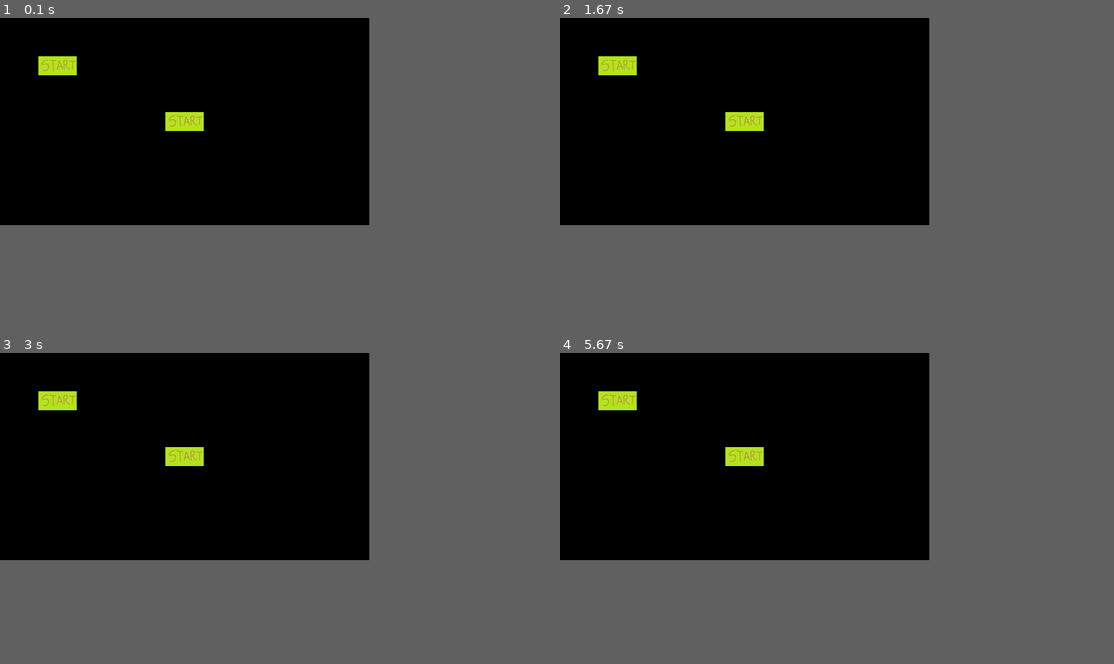
Above: before the commit, frames 1-4 (two rows, left to right).
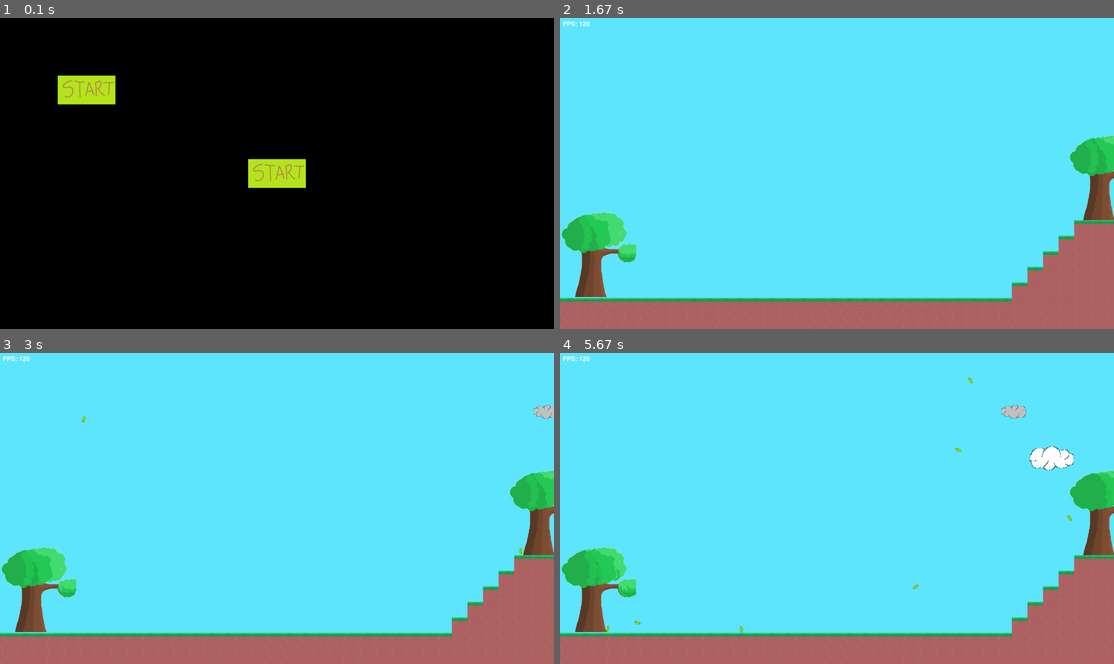
Above: after the commit, the same moments.

Repository: Miyuru-Shalitha/pygame-environment
Game: pygame game, started from main.py
Two runs of this game, one before a commit and one after it. Both use one fixed random seed, a clock stepped at 60 frames per second and the inputs below.
Inputs (mouse positions are in pixels of both pictures, inside the frame that each line leads up to):
- Up to frame 1 (0.1 s): no input
- Up to frame 2 (1.67 s): press the mouse at (837, 173) at 0.37 s; move the mouse to (825, 129) at 0.47 s; release the mouse at (814, 89) at 0.6 s; press the mouse at (837, 173) at 0.7 s; move the mouse to (914, 185) at 0.8 s; release the mouse at (997, 198) at 0.93 s
- Up to frame 3 (3 s): no input
- Up to frame 4 (5.67 s): no input
In our replay, the window is 600x337 before the commit and 900x506 after it. These sizes can differ from the game's own. Grey fills any space a smaller window leaves; there, only what the larger window draws over its background counts as a difference.

The runs differ from the first frame. In frame 1, 2.9% of the frame differs, in the area x 6-56%, y 12-55%; in frame 2, 61%; in frame 3, 61%; in frame 4, 62%, in the area x 0-100%, y 0-100%.

Commit message:
Add clouds

Diff:
--- /dev/null
+++ b/cloud.py
@@ -0,0 +1,31 @@
+import random
+import pygame
+from config import *
+
+
+class Cloud(pygame.sprite.Sprite):
+    def __init__(self):
+        super().__init__()
+        self.random_cloud = random.choice(["cloud-white.png", "cloud-grey.png"])
+        self.random_value = random.uniform(0.5, 2.0)
+        self.width = 100 * UNIT_X
+        self.height = 100 * UNIT_Y
+
+        self.image = pygame.image.load(f"images/game-assets/clouds/{self.random_cloud}").convert()
+        self.image = pygame.transform.scale(self.image, (self.width * self.random_value, self.height * self.random_value))
+        self.image = pygame.transform.flip(self.image, random.choice([True, False]), random.choice([True, False]))
+        self.image.set_colorkey(BLACK)
+        self.rect = self.image.get_rect()
+        self.rect.x = SCREEN_SIZE[0]
+        self.x_change = self.random_value
+        self.rect.y = self.x_change * 150 * UNIT_X
+
+    def update(self):
+        if self.rect.x <= 0:
+            # This is the temporary solution for the bug that the cloud stuck in the left side.
+            self.rect.x -= self.x_change * 5 * UNIT_X
+        else:
+            self.rect.x -= self.x_change * UNIT_X
+
+        if self.rect.x < -self.rect.width:
+            self.kill()
--- a/config.py
+++ b/config.py
@@ -1,6 +1,6 @@
 FPS = 120
-# SCREEN_SIZE = (1920, 1080)
-SCREEN_SIZE = (1280, 720)
+SCREEN_SIZE = (1920, 1080)
+# SCREEN_SIZE = (1280, 720)
 # SCREEN_SIZE = (640, 360)
 TILE_SIZE = (SCREEN_SIZE[1] // 20, SCREEN_SIZE[1] // 20)
 
--- a/game.py
+++ b/game.py
@@ -11,6 +11,7 @@
 from dirt import Dirt
 from leaf import Leaf
 from tree import Tree
+from cloud import Cloud
 
 
 class Game:
@@ -77,6 +78,7 @@
         self.game_running = True
 
         spawn_leaf_event = pygame.USEREVENT + 1
+        spawn_cloud_event = pygame.USEREVENT + 2
 
         outer_blocks = pygame.sprite.Group()
         inner_blocks = pygame.sprite.Group()
@@ -109,6 +111,7 @@
         all_sprites.add(background_sprites, inner_blocks, outer_blocks)
 
         pygame.time.set_timer(spawn_leaf_event, 300)
+        pygame.time.set_timer(spawn_cloud_event, 2000)
 
         wind_speed = 0
         reversed_wind = False
@@ -167,10 +170,6 @@
                     if event.type == K_t:
                         key_downs["t"] = False
 
-                if event.type == spawn_leaf_event:
-                    leaf = Leaf(outer_blocks)
-                    leaves.append(leaf)
-
                 if event.type == MOUSEBUTTONDOWN:
                     if event.button == 1:
                         mouse_clicks["left"] = True
@@ -182,6 +181,14 @@
                         mouse_clicks["left"] = False
                     if event.button == 3:
                         mouse_clicks["right"] = False
+
+                if event.type == spawn_leaf_event:
+                    leaf = Leaf(outer_blocks)
+                    leaves.append(leaf)
+
+                if event.type == spawn_cloud_event:
+                    cloud = Cloud()
+                    all_sprites.add(cloud)
 
             self.screen.fill(SKY_COLOR)
 
@@ -304,6 +311,6 @@
                 sprite = Tree(x=(mouse_x - (width / 2)), y=(mouse_y - (height / 2)), width=width, height=height)
                 background_sprites.add(sprite)
                 all_sprites.add(sprite)
-                print(background_sprites)
+                # print(background_sprites)
 
         self.start(level_editor_func=level_editor)
--- a/tree.py
+++ b/tree.py
@@ -72,11 +72,11 @@
 
         if self.is_x_change1_reversed:
             self.x_change1 -= random.uniform(0.0, 0.1)
-            if self.x_change1 < -1.5:
+            if self.x_change1 < -1:
                 self.is_x_change1_reversed = False
         else:
             self.x_change1 += random.uniform(0.0, 0.1)
-            if self.x_change1 > 1.5:
+            if self.x_change1 > 1:
                 self.is_x_change1_reversed = True
 
         # Image2
@@ -85,11 +85,11 @@
 
         if self.is_x_change2_reversed:
             self.x_change2 -= random.uniform(0.0, 0.1)
-            if self.x_change2 < -1.5:
+            if self.x_change2 < -1:
                 self.is_x_change2_reversed = False
         else:
             self.x_change2 += random.uniform(0.0, 0.1)
-            if self.x_change2 > 1.5:
+            if self.x_change2 > 1:
                 self.is_x_change2_reversed = True
 
             # Image3
@@ -98,11 +98,11 @@
 
             if self.is_x_change3_reversed:
                 self.x_change3 -= random.uniform(0.0, 0.1)
-                if self.x_change3 < -1.5:
+                if self.x_change3 < -1:
                     self.is_x_change3_reversed = False
             else:
                 self.x_change3 += random.uniform(0.0, 0.1)
-                if self.x_change3 > 1.5:
+                if self.x_change3 > 1:
                     self.is_x_change3_reversed = True
 
         # Image4
@@ -111,11 +111,11 @@
 
         if self.is_x_change4_reversed:
             self.x_change4 -= random.uniform(0.0, 0.1)
-            if self.x_change4 < -1.5:
+            if self.x_change4 < -1:
                 self.is_x_change4_reversed = False
         else:
             self.x_change4 += random.uniform(0.0, 0.1)
-            if self.x_change4 > 1.5:
+            if self.x_change4 > 1:
                 self.is_x_change4_reversed = True
 
         # Image5
@@ -124,11 +124,11 @@
 
         if self.is_x_change5_reversed:
             self.x_change5 -= random.uniform(0.0, 0.1)
-            if self.x_change5 < -1.5:
+            if self.x_change5 < -1:
                 self.is_x_change5_reversed = False
         else:
             self.x_change5 += random.uniform(0.0, 0.1)
-            if self.x_change5 > 1.5:
+            if self.x_change5 > 1:
                 self.is_x_change5_reversed = True
 
         # Image6
@@ -137,9 +137,9 @@
 
         if self.is_x_change6_reversed:
             self.x_change6 -= random.uniform(0.0, 0.1)
-            if self.x_change6 < -1.5:
+            if self.x_change6 < -1:
                 self.is_x_change6_reversed = False
         else:
             self.x_change6 += random.uniform(0.0, 0.1)
-            if self.x_change6 > 1.5:
+            if self.x_change6 > 1:
                 self.is_x_change6_reversed = True
Binary file added: images/game-assets/clouds/cloud-grey.png
Binary file added: images/game-assets/clouds/cloud-white.png
